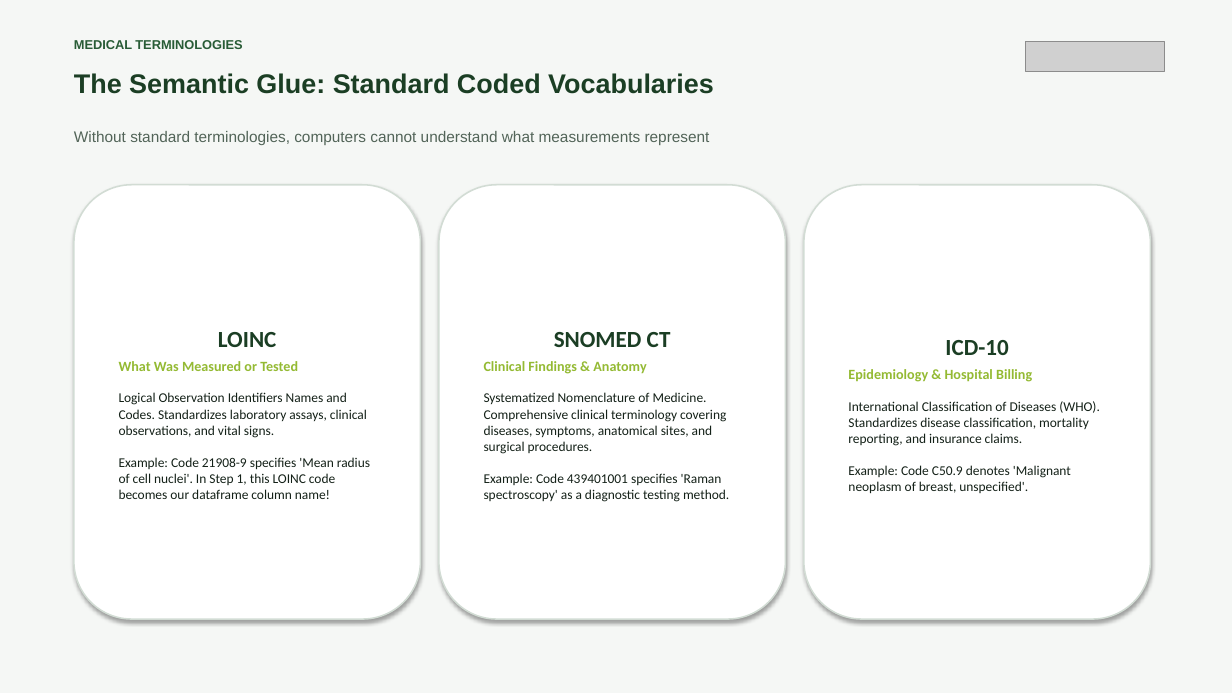
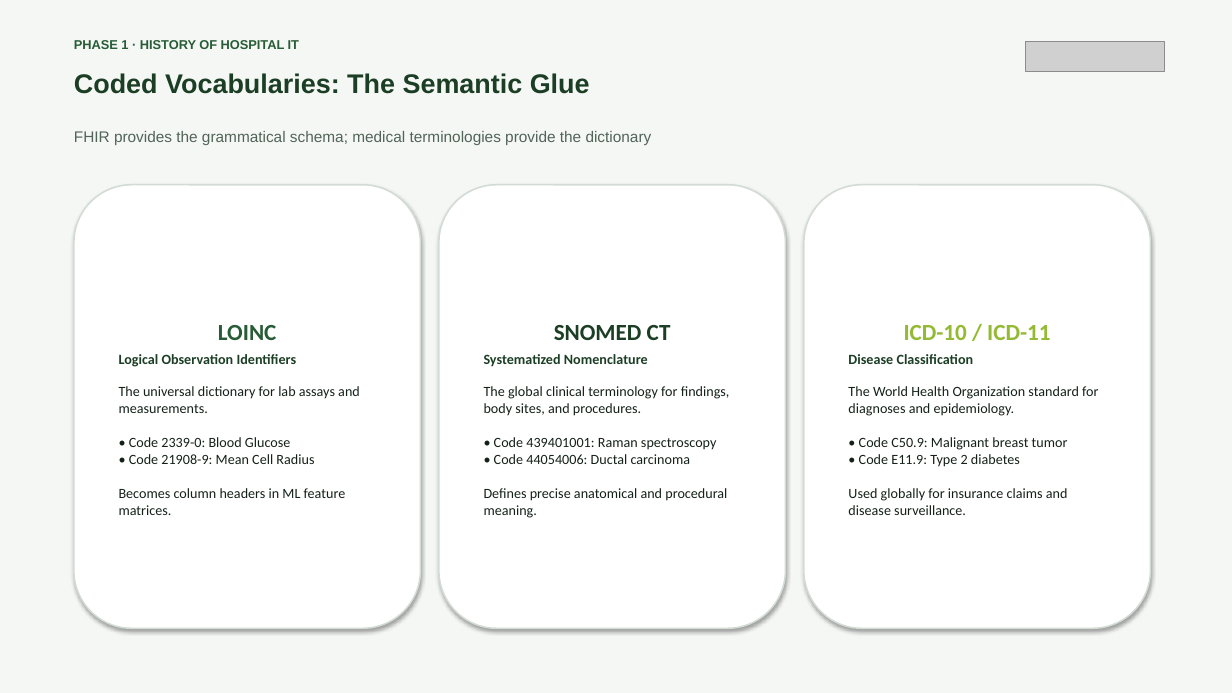
Before and after one commit to AIT-brainlab/fhir-ml-workshop, a slide deck: slide 13 of slides-morning/orientation-and-health-ai-foundations.pptx (slide 17 before the commit). Drawn at 1232x693 pixels with LibreOffice and Linux fonts; fonts in the diff are those of the drawing; grey boxes stand for pictures. Boxes give left, top, right and bottom in pixels: in the first picture for what was removed or moved away, otherwise in the second. Text is boxed around its words. In the diff, an @@ line names an element or a change of style, - is before the commit and + after.

Commit message:
Restructure morning session into 2+1 Phase architecture (29 slides)

```diff
--- a/slides-morning/orientation-and-health-ai-foundations.pptx
+++ b/slides-morning/orientation-and-health-ai-foundations.pptx
@@ text at bbox=[74, 40, 299, 49]: text changed @@
-MEDICAL TERMINOLOGIES
+PHASE 1 · HISTORY OF HOSPITAL IT
@@ text at bbox=[74, 73, 590, 94]: text changed @@
-The Semantic Glue: Standard Coded Vocabularies
+Coded Vocabularies: The Semantic Glue
@@ text at bbox=[74, 131, 652, 145]: text changed @@
-Without standard terminologies, computers cannot understand what measurements represent
+FHIR provides the grammatical schema; medical terminologies provide the dictionary
@@ rounded rectangle "LOINC": place and size @@
-rounded rectangle "LOINC" at bbox=[74, 185, 421, 619]
+rounded rectangle "LOINC" at bbox=[74, 185, 421, 628]
@@ rounded rectangle "SNOMED CT": place and size @@
-rounded rectangle "SNOMED CT" at bbox=[439, 185, 786, 619]
+rounded rectangle "SNOMED CT" at bbox=[439, 185, 786, 628]
@@ rounded rectangle "ICD-10 / ICD-11": place and size @@
-rounded rectangle "ICD-10 / ICD-11" at bbox=[804, 185, 1151, 619]
+rounded rectangle "ICD-10 / ICD-11" at bbox=[804, 185, 1151, 628]
@@ text in rounded rectangle at bbox=[218, 325, 277, 340]: text colour #1B3E24 to #285C36 in "LOINC" @@
@@ text in rounded rectangle at bbox=[848, 325, 1098, 515]: text changed; size 10.5 to 11 pt @@
-ICD-10
-Epidemiology & Hospital Billing
-International Classification of Diseases (WHO). Standardizes disease classification, mortality reporting, and insurance claims.
-Example: Code C50.9 denotes 'Malignant neoplasm of breast, unspecified'.
+ICD-10 / ICD-11
+Disease Classification
+The World Health Organization standard for diagnoses and epidemiology.
+• Code C50.9: Malignant breast tumor
+• Code E11.9: Type 2 diabetes
+Used globally for insurance claims and disease surveillance.
@@ text in rounded rectangle at bbox=[119, 354, 360, 515]: text changed; size 10.5 to 11 pt @@
-What Was Measured or Tested
-Logical Observation Identifiers Names and Codes. Standardizes laboratory assays, clinical observations, and vital signs.
-Example: Code 21908-9 specifies 'Mean radius of cell nuclei'. In Step 1, this LOINC code becomes our dataframe column name!
+Logical Observation Identifiers
+The universal dictionary for lab assays and measurements.
+• Code 2339-0: Blood Glucose
+• Code 21908-9: Mean Cell Radius
+Becomes column headers in ML feature matrices.
@@ text in rounded rectangle at bbox=[484, 354, 730, 518]: text changed; size 10.5 to 11 pt @@
-Clinical Findings & Anatomy
-Systematized Nomenclature of Medicine. Comprehensive clinical terminology covering diseases, symptoms, anatomical sites, and surgical procedures.
-Example: Code 439401001 specifies 'Raman spectroscopy' as a diagnostic testing method.
+Systematized Nomenclature
+The global clinical terminology for findings, body sites, and procedures.
+• Code 439401001: Raman spectroscopy
+• Code 44054006: Ductal carcinoma
+Defines precise anatomical and procedural meaning.
```
Also in this commit, not shown: 11 other slides changed, 17 slides added, 15 slides removed, 3 other files.
